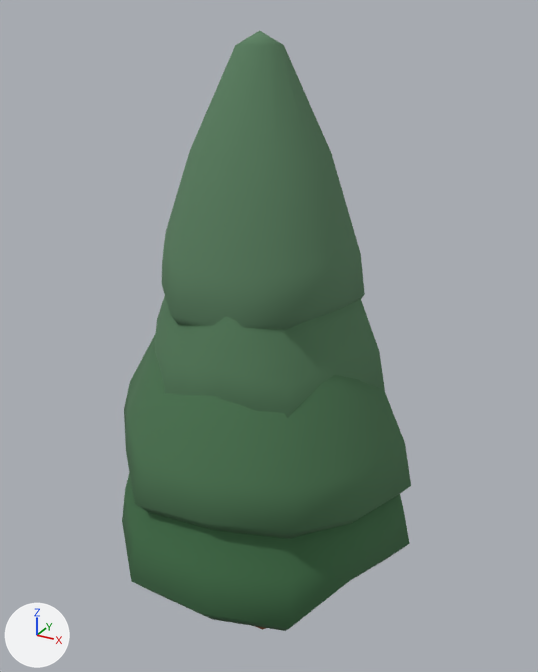
An edit to the glTF model examples/mountain-post/models/pine2.glb, drawn before and after from the same camera.
The view is the same before and after, from a 50 mm camera at (3.04, -5.37, 5.7) aimed at (0.0, 0.15, 2.93). Arrows for +X, +Y and +Z are at lower left; the lights stay in place. The picture after the commit comes second. Vertices at exactly the same position are counted once.

Names of what the first picture shows: 'body'.
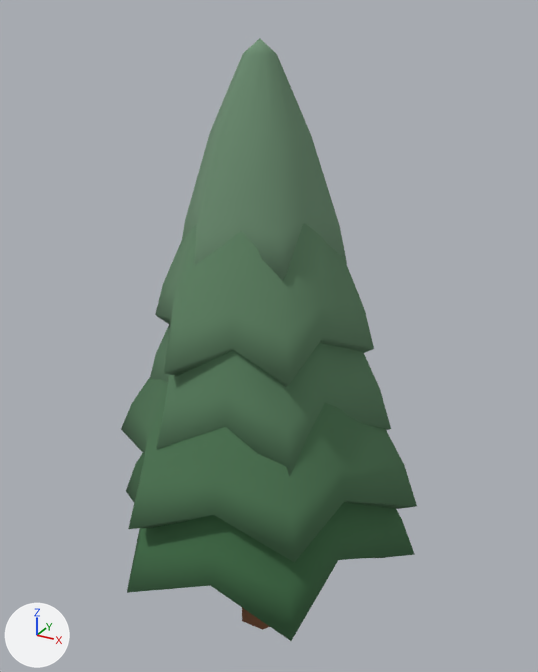
What differs and where, as boxes [x1, y1, x2, y2] in the pictures (538 x 672 px):
'body', reshaped: before [122, 30, 411, 631]; after [121, 38, 417, 641]
part 1 of me_body, rebuilt (10% shorter): before [124, 333, 411, 539]; after [121, 377, 417, 563]
part 2 of me_body, rebuilt: before [122, 473, 409, 631]; after [126, 453, 415, 641]
part 3 of me_body, rebuilt (19% narrower, 19% shorter): before [162, 30, 365, 330]; after [182, 38, 347, 280]
part 4 of me_body, rebuilt: before [155, 296, 385, 418]; after [155, 223, 374, 386]
part 5 of me_body, added (green): after [150, 325, 391, 477]

The change in detail:
me_body is used by ob_body; location (0.0, 0.0, 0.0).
me_body had 274 vertices, 528 faces and spanned x -1.52..1.47, y -1.4..1.38, z -0.25..5.54.
me_body now has 336 vertices, 648 faces and spans x -1.57..1.53, y -1.44..1.44, z -0.25..5.49.
me_body part 1: the loose piece of 62 vertices spanning x -1.48..1.43, y -1.31..1.38, z 1.48..4.09 is rebuilt with 62 vertices and now spans x -1.53..1.5, y -1.39..1.44, z 1.38..3.64.
me_body part 2: the loose piece of 62 vertices spanning x -1.52..1.47, y -1.4..1.37, z 0.66..3.36 is rebuilt with 62 vertices and now spans x -1.57..1.53, y -1.44..1.43, z 0.69..3.02.
me_body part 3: the loose piece of 62 vertices spanning x -0.93..0.9, y -0.91..0.88, z 3.18..5.54 is rebuilt with 62 vertices and now spans x -0.75..0.74, y -0.72..0.7, z 3.53..5.49.
me_body part 4: the loose piece of 62 vertices spanning x -1.08..1.13, y -1.01..1.06, z 2.36..4.82 is rebuilt with 62 vertices and now spans x -1.03..1.01, y -1.0..0.98, z 2.81..4.87.
me_body part 5: a new loose piece of 62 vertices spanning x -1.17..1.21, y -1.1..1.14, z 2.11..4.26, in mat_paint_foliage.
Other edits to the shape of me_body do not show in these pictures.
